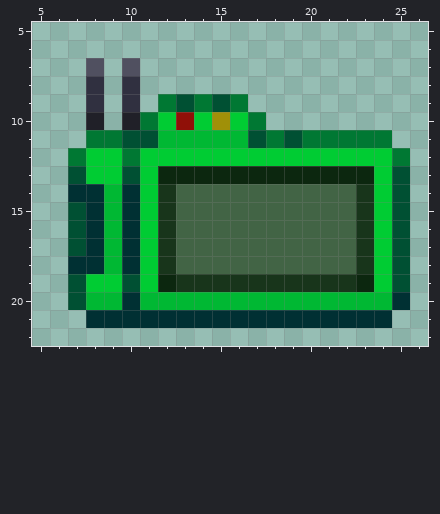
Edited in one commit: pixel-art sprite (Resources/Textures/Objects/Specific/Hydroponics/plant_analyzer.rsi/icon.png). Above is the file before it was changed.
The file is 32x32 pixels. Colours within 5 levels of each other are drawn and written as one. Shown: x 5..26, y 5..22.
New version:
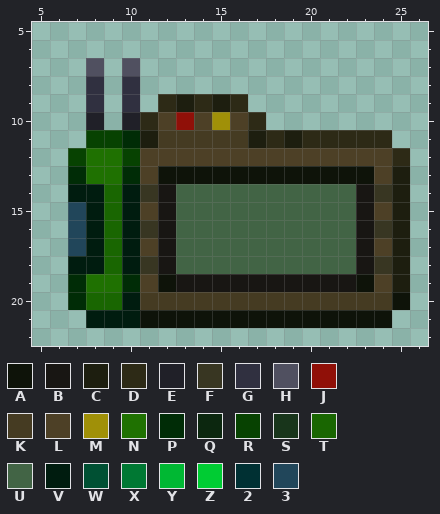
Palette (. is transparent): A #0e1309  B #181613  C #1d1e0f  D #2d2a16  E #202028  F #383622  G #303040  H #505060  J #901008  K #453b22  L #4d4026  M #a09008  N #1f7101  P #002c06  Q #0c270f  R #074201  S #18351b  T #196601  U #426445  V #001c0f  W #005033  X #007833  Y #00b833  Z #00cc33  2 #003033  3 #21465a
Change:
Changed rows in their new state; - is an unchanged pixel.
first column x 7:
 9 -----DCDCD---------
10 ----DL-L-LD--------
11 -RRPCKKKKKCDCDDDDD-
12 RNNRLLLLLLLLLLLLLLD
13 PNNPLAAAAAAAAAAAALC
14 VVTVFB----------BFC
15 3VTVLB----------BLC
16 3VTVFB----------BFC
17 3VTVLB----------BLC
18 VVTVFB----------BFC
19 PNNPLABBBBBBBBBBALC
20 PTTVKKKKKKKKKKKKKKA
21 -VVVAAAAAAAAAAAAAA-
